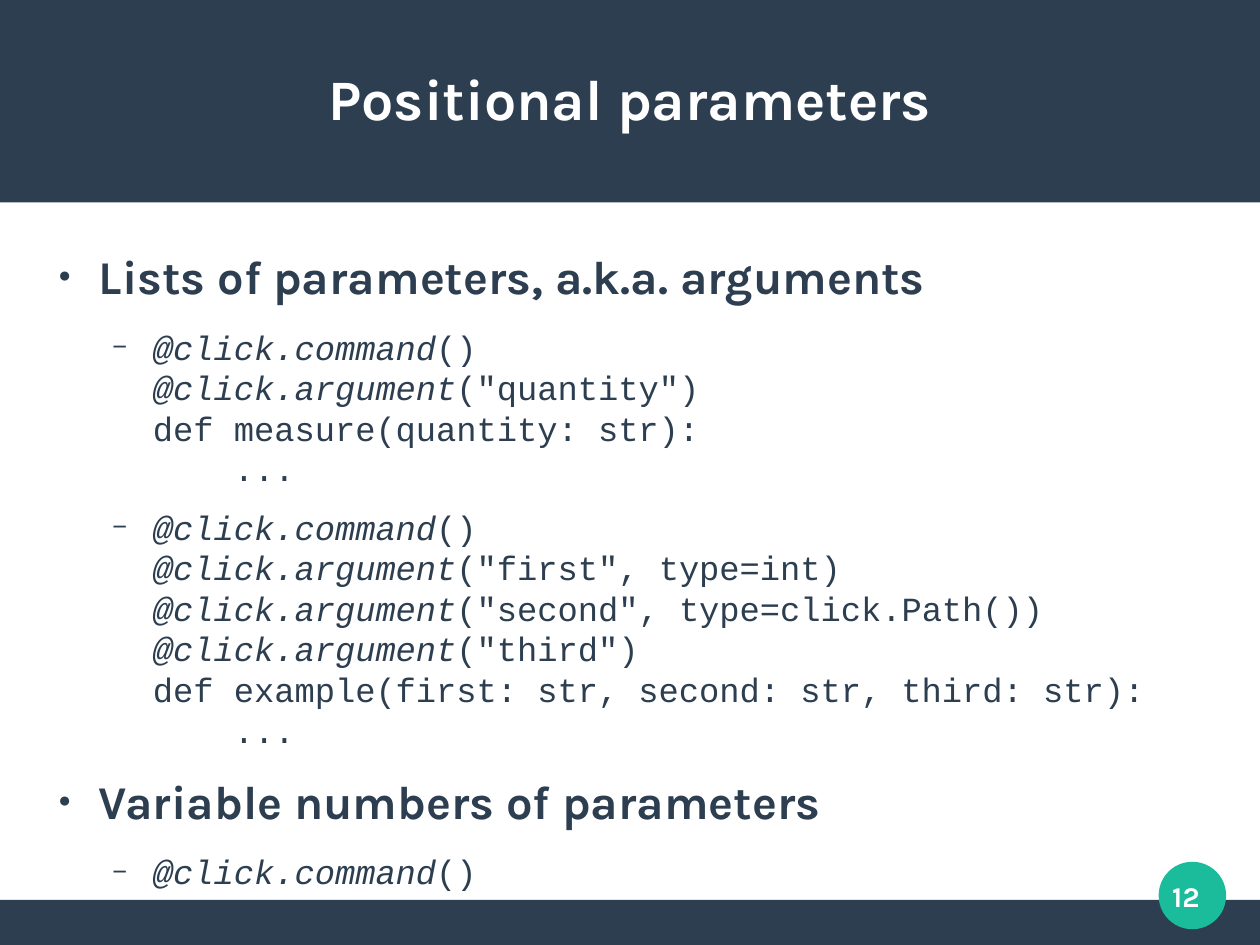
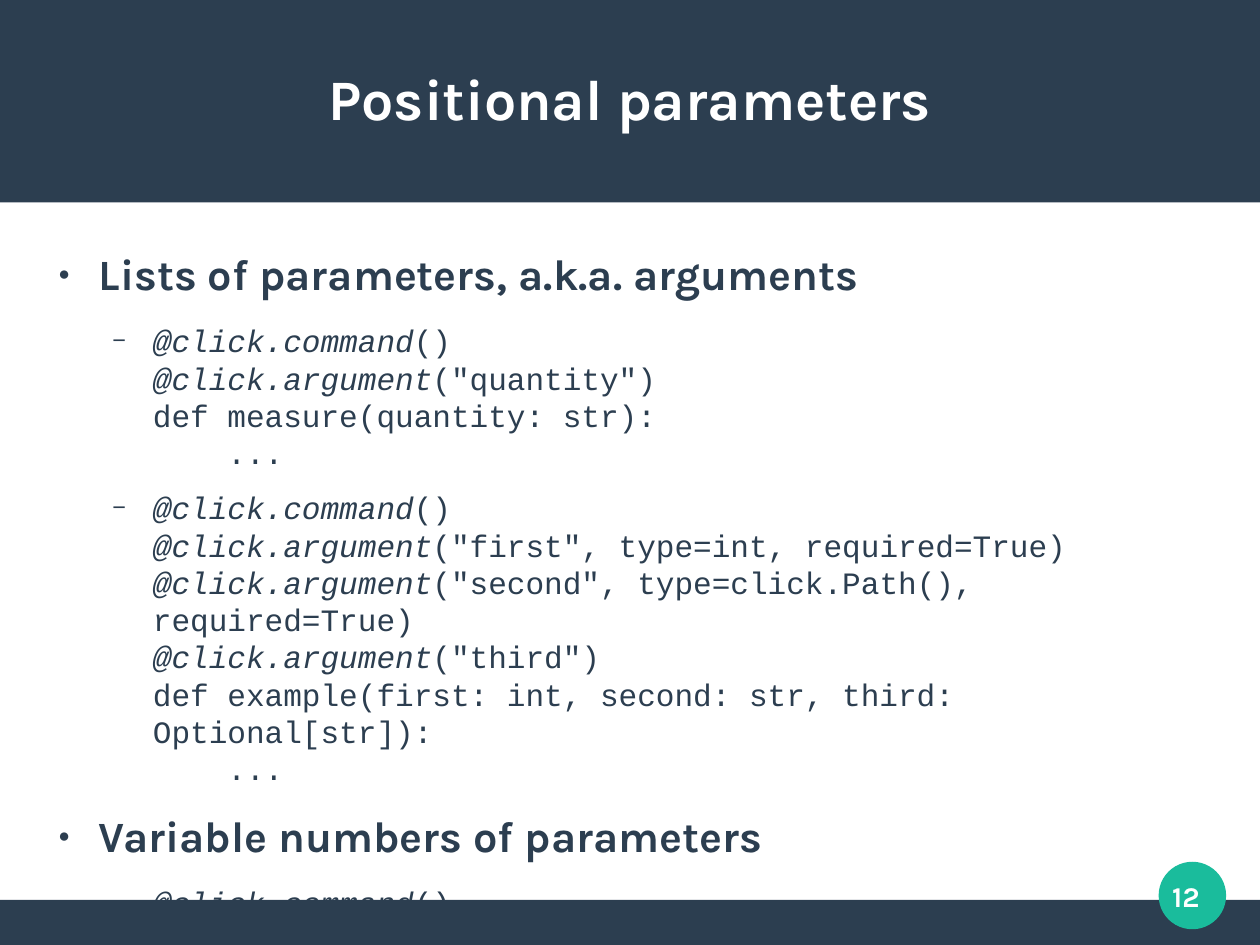
Before and after one commit to unixnut/Python-Click-talk, a slide deck: slide 12 of Python-Click-talk slides.odp. Drawn at 1260x945 pixels with LibreOffice and Linux fonts; fonts in the diff are those of the drawing. Boxes give left, top, right and bottom in pixels: in the first picture for what was removed or moved away, otherwise in the second. Text is boxed around its words. In the diff, an @@ line names an element or a change of style, - is before the commit and + after.

Commit message:
Final slides and README.md

```diff
--- a/Python-Click-talk slides.odp
+++ b/Python-Click-talk slides.odp
@@ text at (99,259,858,863): size 29.6 to 27.2 pt in "Lists of parameters, a.k.a. arguments", "Variable numbers of parameters"; size 21.3 to 19.6 pt in "@click.command() @click.argument("quantity") def measure(qua ...", "@click.command() @click.argument("names", nargs=-1) def meas ..." @@
@@ text at (153,497,1066,750): text changed; size 21.3 to 19.6 pt @@
-  − @click.command()
-    @click.argument("first", type=int)
-    @click.argument("second", type=click.Path())
-    @click.argument("third")
-    def example(first: str, second: str, third: str):
-    ...
+  − @click.command()
+    @click.argument("first", type=int, required=True)
+    @click.argument("second", type=click.Path(), required=True)
+    @click.argument("third")
+    def example(first: int, second: str, third: Optional[str]):
+    ...
```
Also in this commit, not shown: 4 other slides changed, 4 slides added, 2 slides removed, 1 other file.
